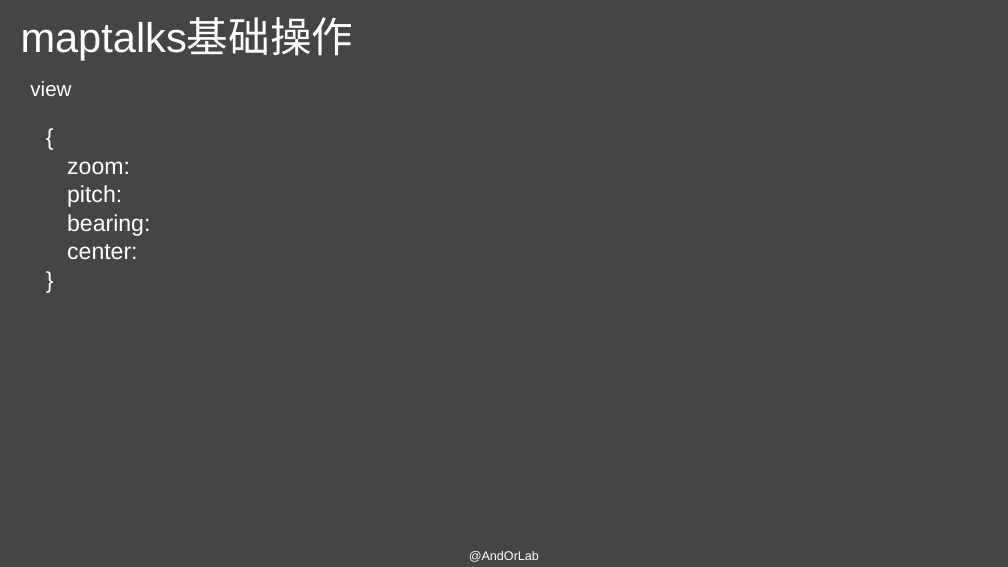
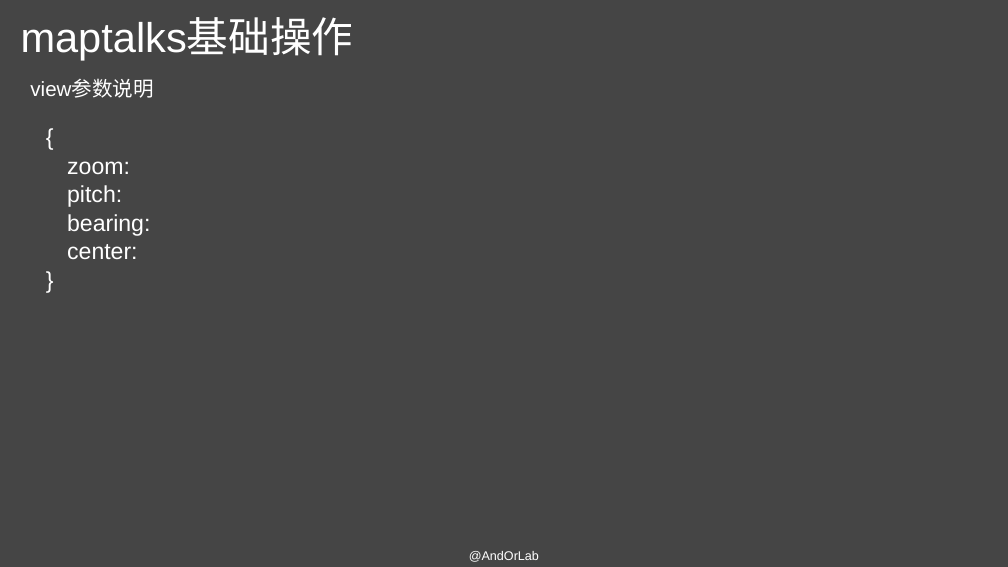
Before and after one commit to AndorLab/TodoList, a slide deck: slide 16 of contents/2018-11-14-杜秀秀/maptalks使用基础.pptx. Drawn at 1008x567 pixels with LibreOffice and Linux fonts; fonts in the diff are those of the drawing. Boxes give left, top, right and bottom in pixels: in the first picture for what was removed or moved away, otherwise in the second. Text is boxed around its words. In the diff, an @@ line names an element or a change of style, - is before the commit and + after.

Commit message:
分享话题maptalks相关

```diff
--- a/contents/2018-11-14-杜秀秀/maptalks使用基础.pptx
+++ b/contents/2018-11-14-杜秀秀/maptalks使用基础.pptx
@@ text at [30,80,153,98]: text changed @@
-view
+view参数说明
```
